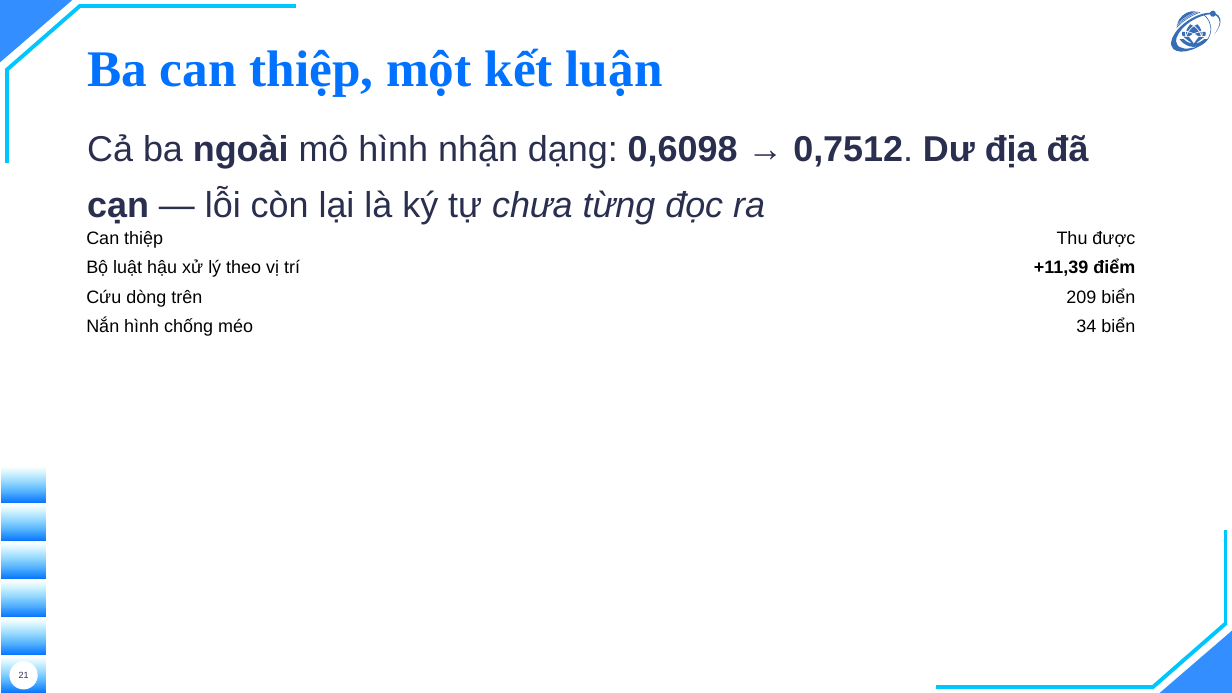
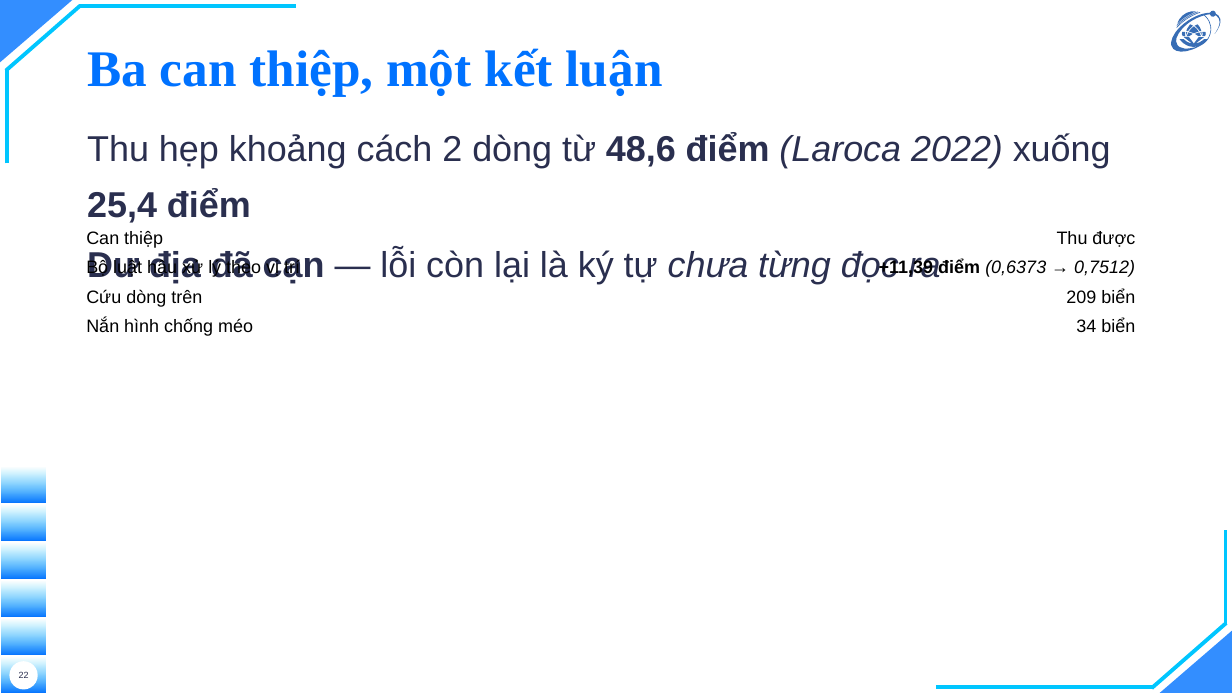
Before and after one commit to hieunguyen2604/alpr-do-an-mon-hoc, a slide deck: slide 22 of docs/slides/slides.pptx (slide 21 before the commit). Drawn at 1232x693 pixels with LibreOffice and Linux fonts; fonts in the diff are those of the drawing; background and template pictures are left out. Boxes give left, top, right and bottom in pixels: in the first picture for what was removed or moved away, otherwise in the second. Text is boxed around its words. In the diff, an @@ line names an element or a change of style, - is before the commit and + after.

```diff
--- a/docs/slides/slides.pptx
+++ b/docs/slides/slides.pptx
@@ text at box(87, 133, 1111, 284): text changed @@
-Cả ba ngoài mô hình nhận dạng: 0,6098 → 0,7512. Dư địa đã cạn — lỗi còn lại là ký tự chưa từng đọc ra
+Thu hẹp khoảng cách 2 dòng từ 48,6 điểm (Laroca 2022) xuống 25,4 điểm
+Dư địa đã cạn — lỗi còn lại là ký tự chưa từng đọc ra
@@ table at box(77, 224, 1145, 624) @@
-row 2, column 2: +11,39 điểm
+row 2, column 2: +11,39 điểm (0,6373 → 0,7512)
@@ page number at box(19, 672, 29, 678): text changed @@
-21
+22
```
Also in this commit, not shown: 6 other slides changed, 4 slides added, 1 slide removed, 5 other files.
